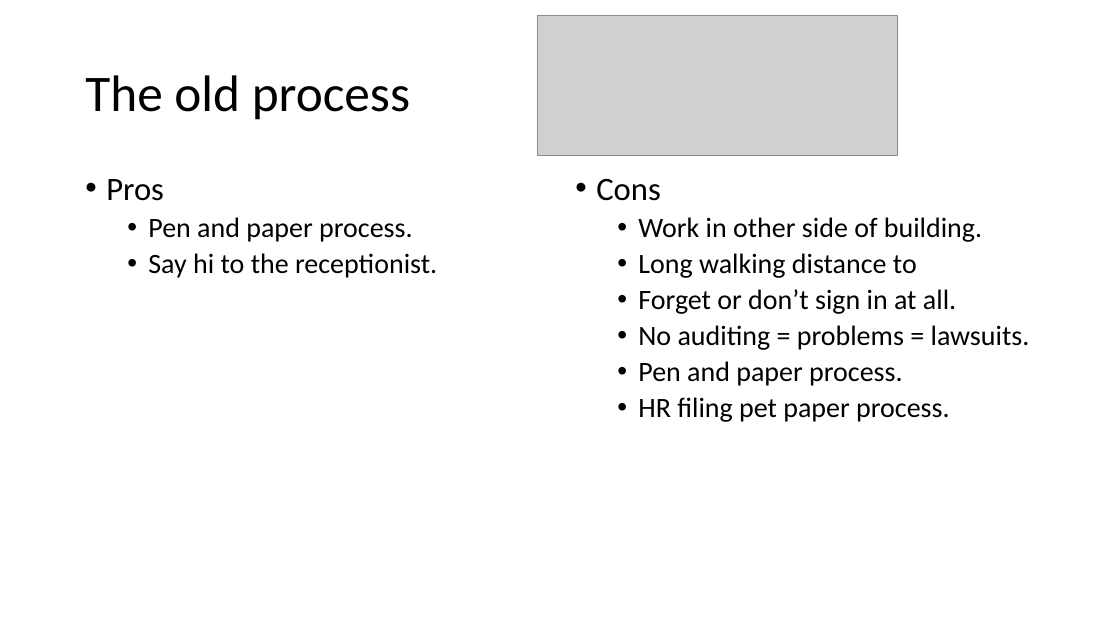
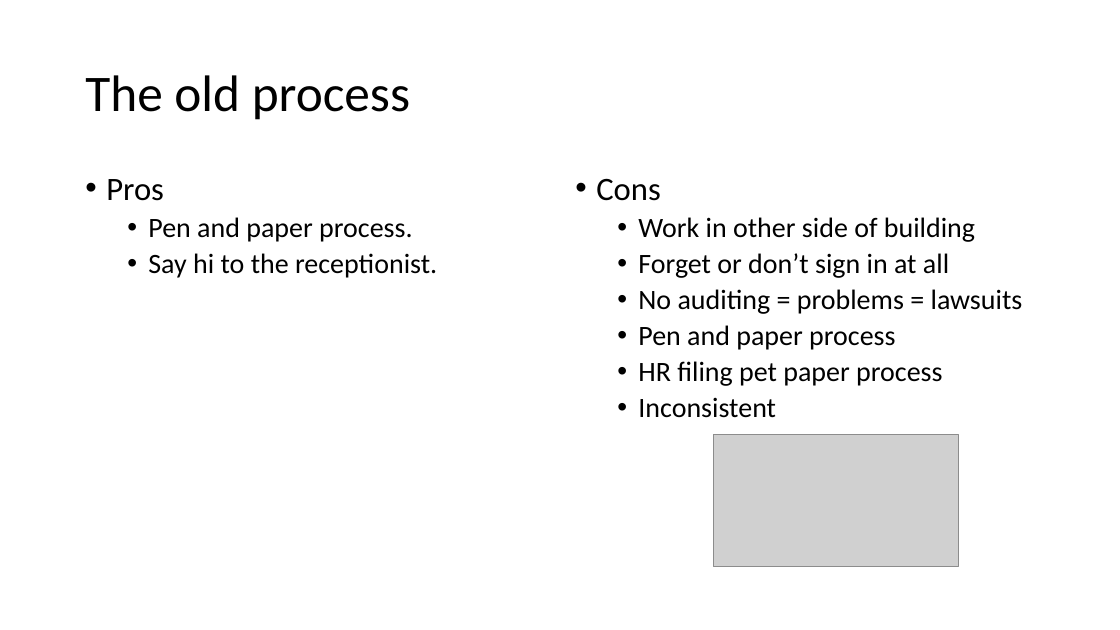
Before and after one commit to alibkaba/Pet_Sign_In_Web_App, a slide deck: slide 2 of doc/Ali_Kaba.pptx. Drawn at 1120x630 pixels with LibreOffice and Linux fonts; fonts in the diff are those of the drawing; grey boxes stand for pictures. Boxes give left, top, right and bottom in pixels: in the first picture for what was removed or moved away, otherwise in the second. Text is boxed around its words. In the diff, an @@ line names an element or a change of style, - is before the commit and + after.

```diff
--- a/doc/Ali_Kaba.pptx
+++ b/doc/Ali_Kaba.pptx
@@ picture removed at bbox=[538, 15, 898, 155] @@
@@ text at bbox=[638, 217, 1023, 418]: text changed @@
-  • Work in other side of building.
-  • Long walking distance to
-  • Forget or don’t sign in at all.
-  • No auditing = problems = lawsuits.
-  • Pen and paper process.
-  • HR filing pet paper process.
+  • Work in other side of building
+  • Forget or don’t sign in at all
+  • No auditing = problems = lawsuits
+  • Pen and paper process
+  • HR filing pet paper process
+  • Inconsistent
@@ picture added at bbox=[713, 435, 959, 567] @@
```
Also in this commit, not shown: 1 other slide changed, 14 slides added, 2 slides removed, 10 other files.
